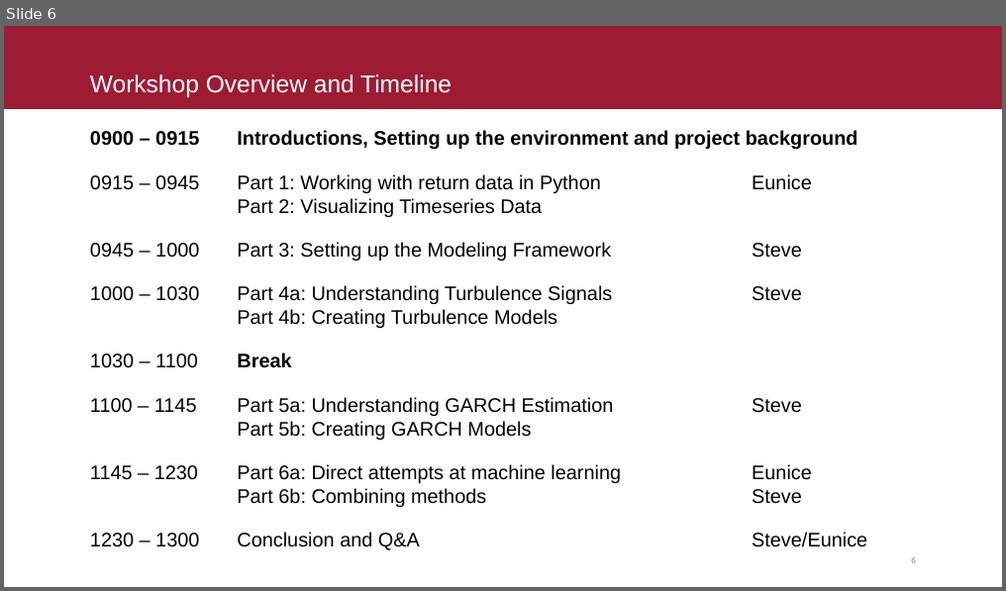
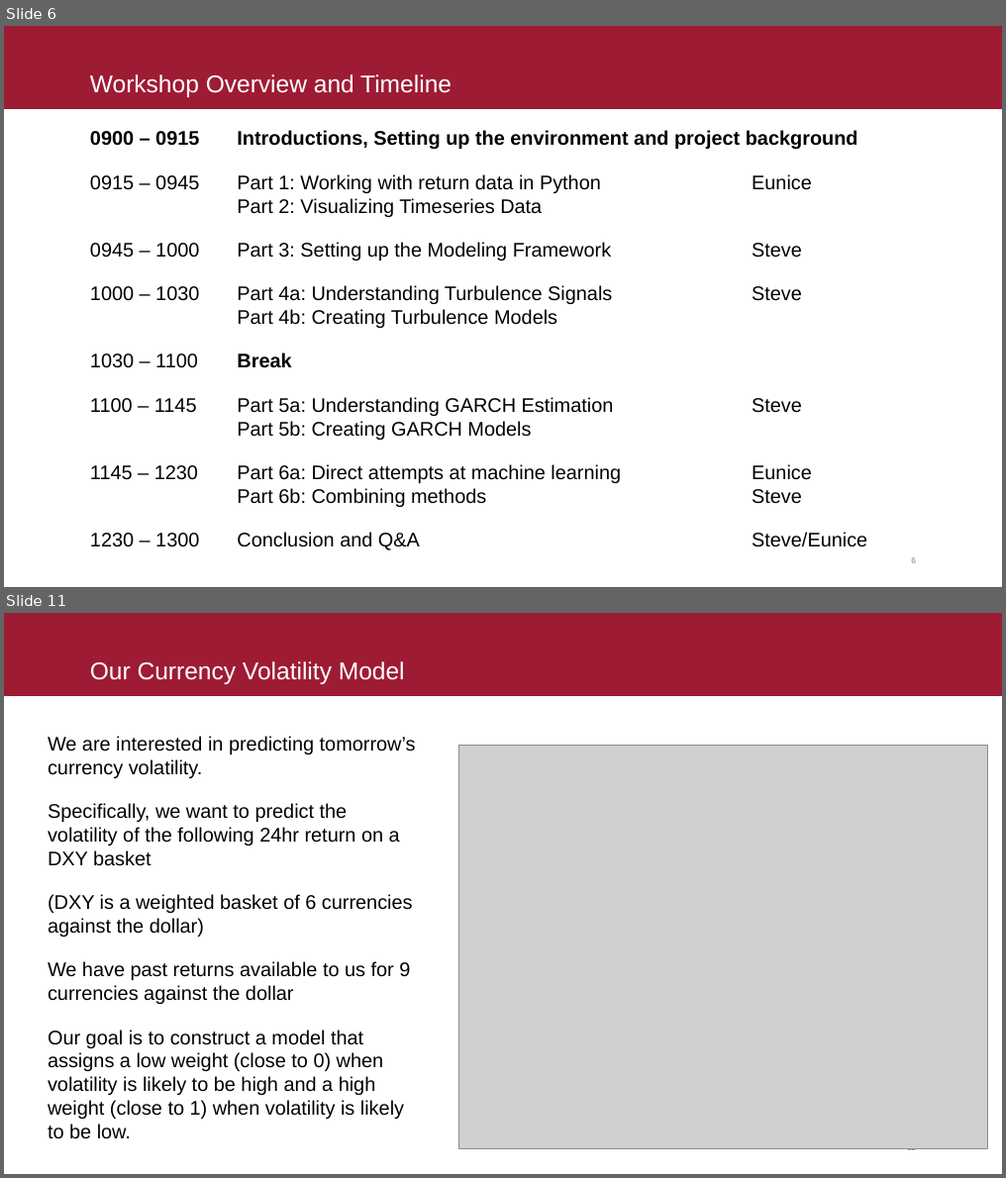
Before and after one commit to fintechsteve/modeling-volatility, a slide deck: Presentation/ODSC Modeling Volatility - Lawrence Hameyie-Sanon.pptx. Shown one above the other, each under a label of ours: slide 6 before the commit, slides 6 and 11 after it; the slides between them are not shown. The pictures are 1006x591 and 1006x1178 pixels, drawn with LibreOffice and Linux fonts; fonts in the diff are those of the drawing; grey boxes stand for pictures. Boxes give left, top, right and bottom in pixels: in the first picture for what was removed or moved away, otherwise in the second. Text is boxed around its words. In the diff, an @@ line names an element or a change of style, - is before the commit and + after.

```diff
--- a/Presentation/ODSC Modeling Volatility - Lawrence Hameyie-Sanon.pptx
+++ b/Presentation/ODSC Modeling Volatility - Lawrence Hameyie-Sanon.pptx
@@ slide 11 added at box(4, 613, 1002, 1174), background #FFFFFF; not listed: 2 template elements that a slide beside it also shows @@
@@ title added at box(90, 662, 405, 684), 26.5 pt, text #FFFFFF @@
+Our Currency Volatility Model
@@ text added at box(48, 736, 416, 1140), 21.5 pt, text #000000 @@
+We are interested in predicting tomorrow’s currency volatility.
+Specifically, we want to predict the volatility of the following 24hr return on a DXY basket
+(DXY is a weighted basket of 6 currencies against the dollar)
+We have past returns available to us for 9 currencies against the dollar
+Our goal is to construct a model that assigns a low weight (close to 0) when volatility is likely to be high and a high weight (close to 1) when volatility is likely to be low.
@@ picture added at box(458, 745, 987, 1150) @@
```
Also in this commit, not shown: 18 other slides added.
